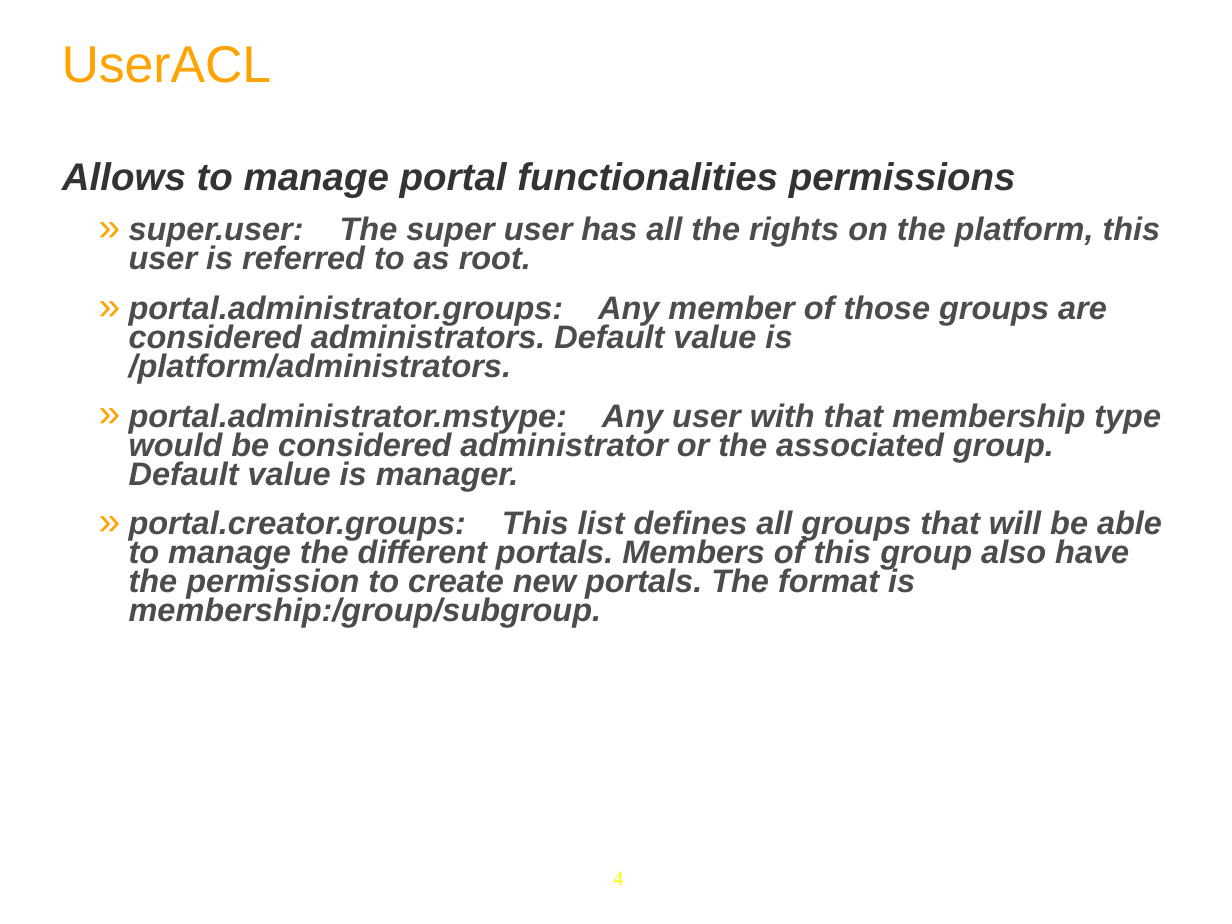
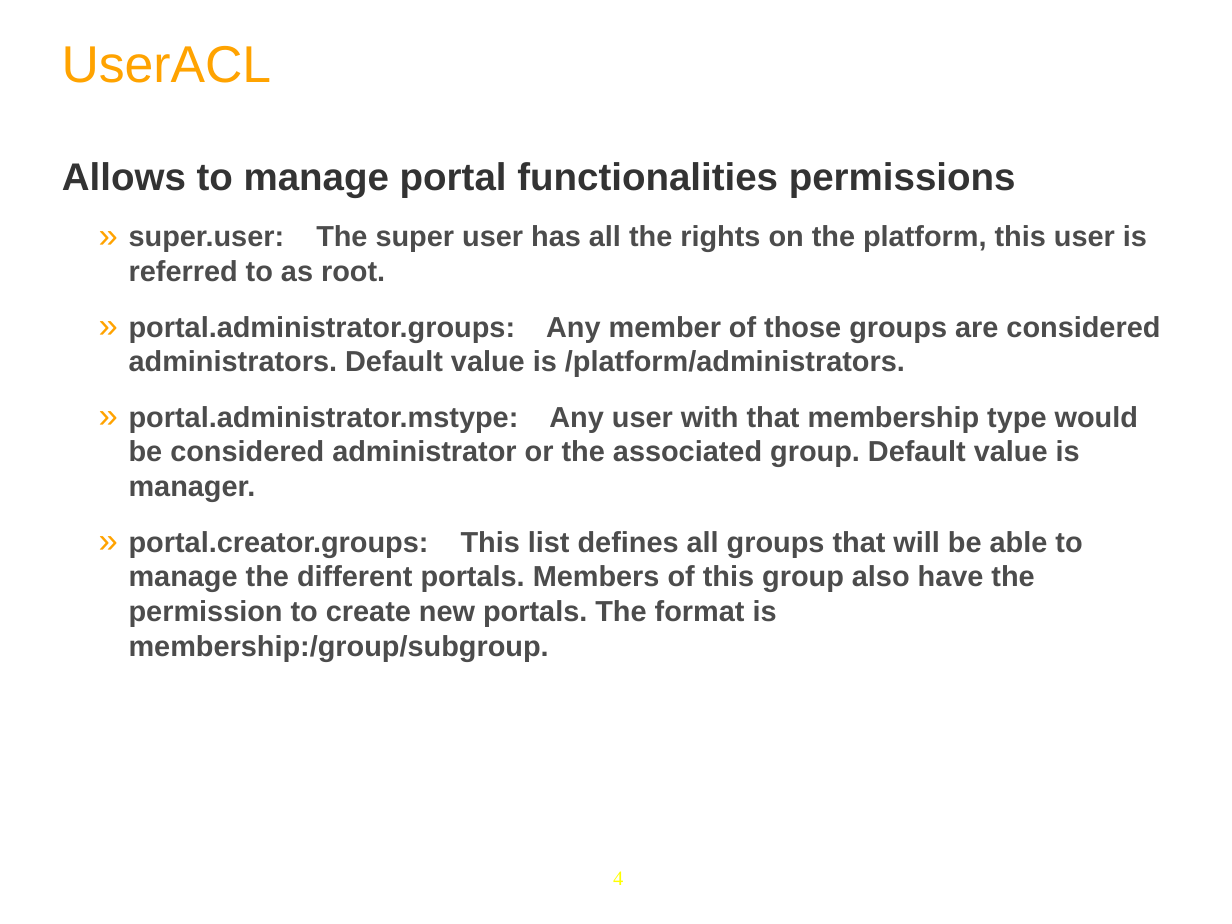
Before and after one commit to anhvurz90/training, a slide deck: slide 4 of exo-developer/220-customization/slides/220-customization-XDev-en.ppt. Drawn at 1232x924 pixels with LibreOffice and Linux fonts; fonts in the diff are those of the drawing; background and template pictures are left out. Boxes give left, top, right and bottom in pixels: in the first picture for what was removed or moved away, otherwise in the second. Text is boxed around its words. In the diff, an @@ line names an element or a change of style, - is before the commit and + after.

```diff
--- a/exo-developer/220-customization/slides/220-customization-XDev-en.ppt
+++ b/exo-developer/220-customization/slides/220-customization-XDev-en.ppt
@@ text "Allows to manage portal functionalities ..." at [62,162,1160,661]: italic off, size 27 to 24 pt; line spacing 0.74 to 1 @@
```
Also in this commit, not shown: 4 other slides changed, 12 slides added, 5 slides removed.
